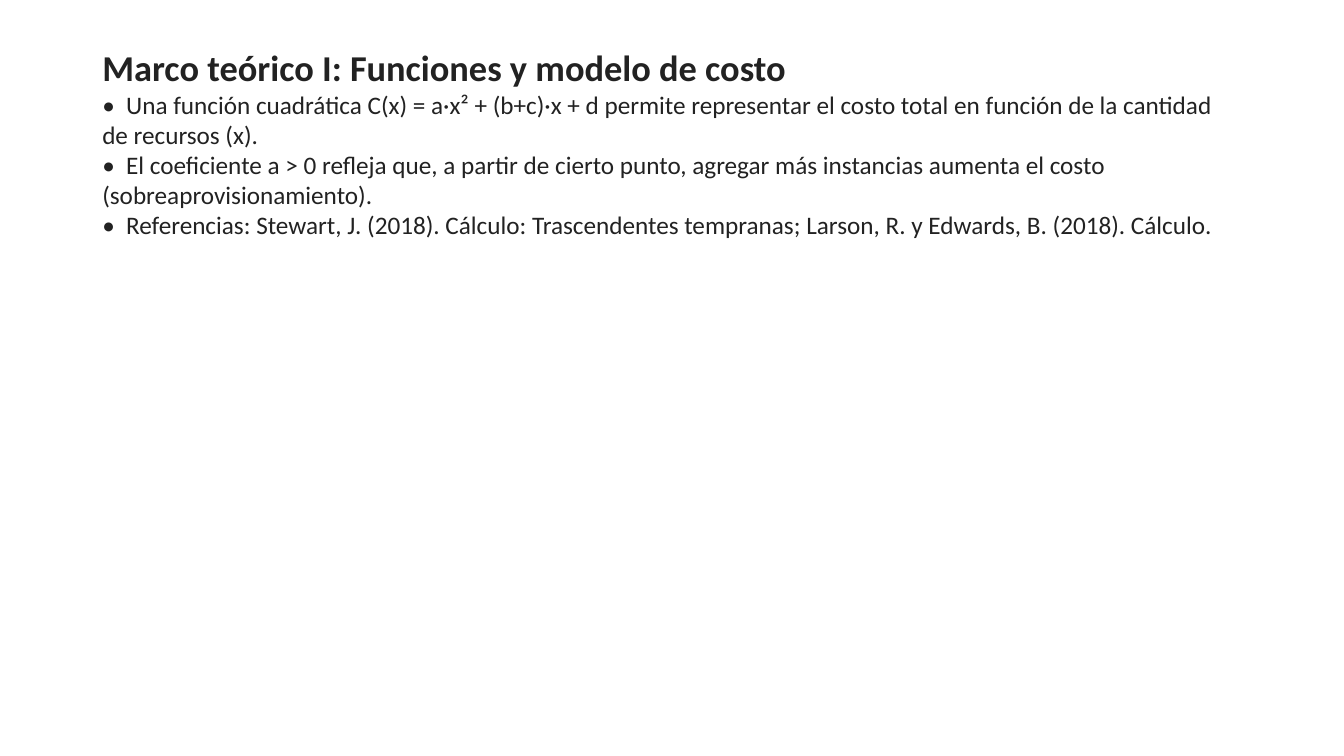
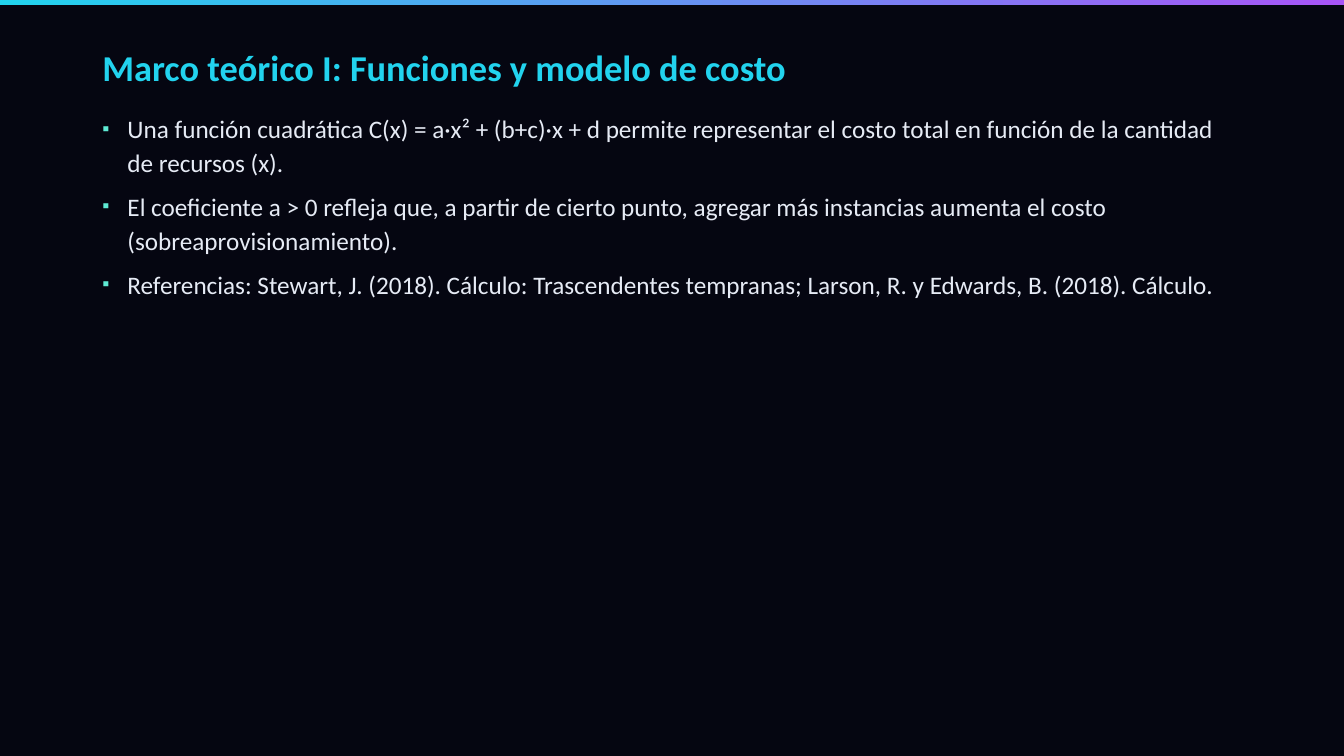
Before and after one commit to acarrascov/proyecto-calculo-optimizacion-cloud, a slide deck: slide 8 of Presentación Proyecto.pptx. Drawn at 1344x756 pixels with LibreOffice and Linux fonts; fonts in the diff are those of the drawing. Boxes give left, top, right and bottom in pixels: in the first picture for what was removed or moved away, otherwise in the second. Text is boxed around its words. In the diff, an @@ line names an element or a change of style, - is before the commit and + after.

```diff
--- a/Presentación Proyecto.pptx
+++ b/Presentación Proyecto.pptx
@@ background #FFFFFF to #050611 @@
@@ rectangle added at <box>0,0,1344,5</box>, fill gradient #22D3EE to #A855F7 @@
@@ text at <box>102,55,786,87</box>: text colour #222222 to #22D3EE in "Marco teórico I: Funciones y modelo de ..."; more space between paragraphs @@
@@ text at <box>127,118,1213,298</box>: text changed; text colour #222222 to #E6EBF5 @@
-• Una función cuadrática C(x) = a·x² + (b+c)·x + d permite representar el costo total en función de la cantidad de recursos (x).
-• El coeficiente a > 0 refleja que, a partir de cierto punto, agregar más instancias aumenta el costo (sobreaprovisionamiento).
-• Referencias: Stewart, J. (2018). Cálculo: Trascendentes tempranas; Larson, R. y Edwards, B. (2018). Cálculo.
+▪ Una función cuadrática C(x) = a·x² + (b+c)·x + d permite representar el costo total en función de la cantidad de recursos (x).
+▪ El coeficiente a > 0 refleja que, a partir de cierto punto, agregar más instancias aumenta el costo (sobreaprovisionamiento).
+▪ Referencias: Stewart, J. (2018). Cálculo: Trascendentes tempranas; Larson, R. y Edwards, B. (2018). Cálculo.
```
Also in this commit, not shown: 13 other slides changed, 1 other file.
